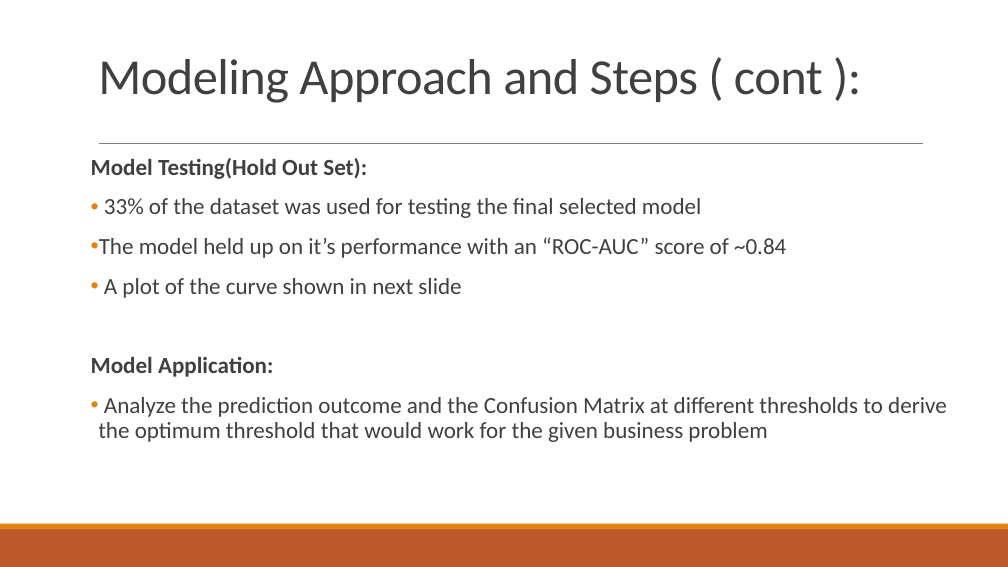
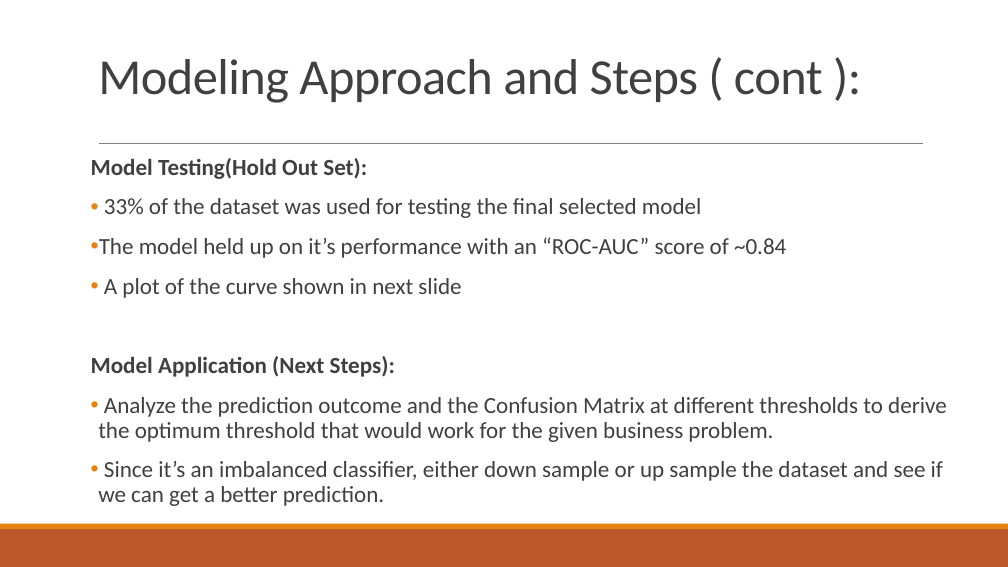
Before and after one commit to hkalavala/DS_SM_15_HK, a slide deck: slide 25 of projects/final-project/GA Project - HK.pptx. Drawn at 1008x567 pixels with LibreOffice and Linux fonts; fonts in the diff are those of the drawing. Boxes give left, top, right and bottom in pixels: in the first picture for what was removed or moved away, otherwise in the second. Text is boxed around its words. In the diff, an @@ line names an element or a change of style, - is before the commit and + after.

```diff
--- a/projects/final-project/GA Project - HK.pptx
+++ b/projects/final-project/GA Project - HK.pptx
@@ text at [91,356,947,506]: text changed @@
-Model Application:
-• Analyze the prediction outcome and the Confusion Matrix at different thresholds to derive the optimum threshold that would work for the given business problem
+Model Application (Next Steps):
+• Analyze the prediction outcome and the Confusion Matrix at different thresholds to derive the optimum threshold that would work for the given business problem.
+• Since it’s an imbalanced classifier, either down sample or up sample the dataset and see if we can get a better prediction.
```
